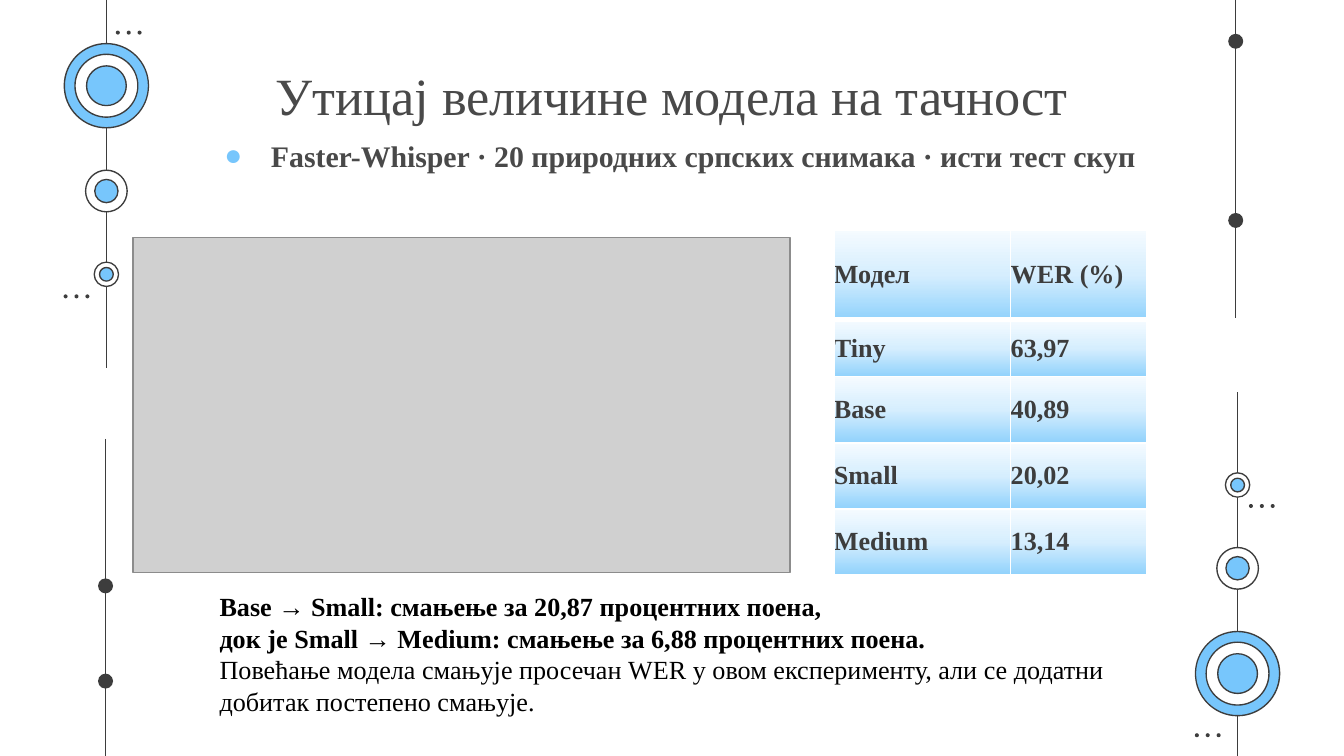
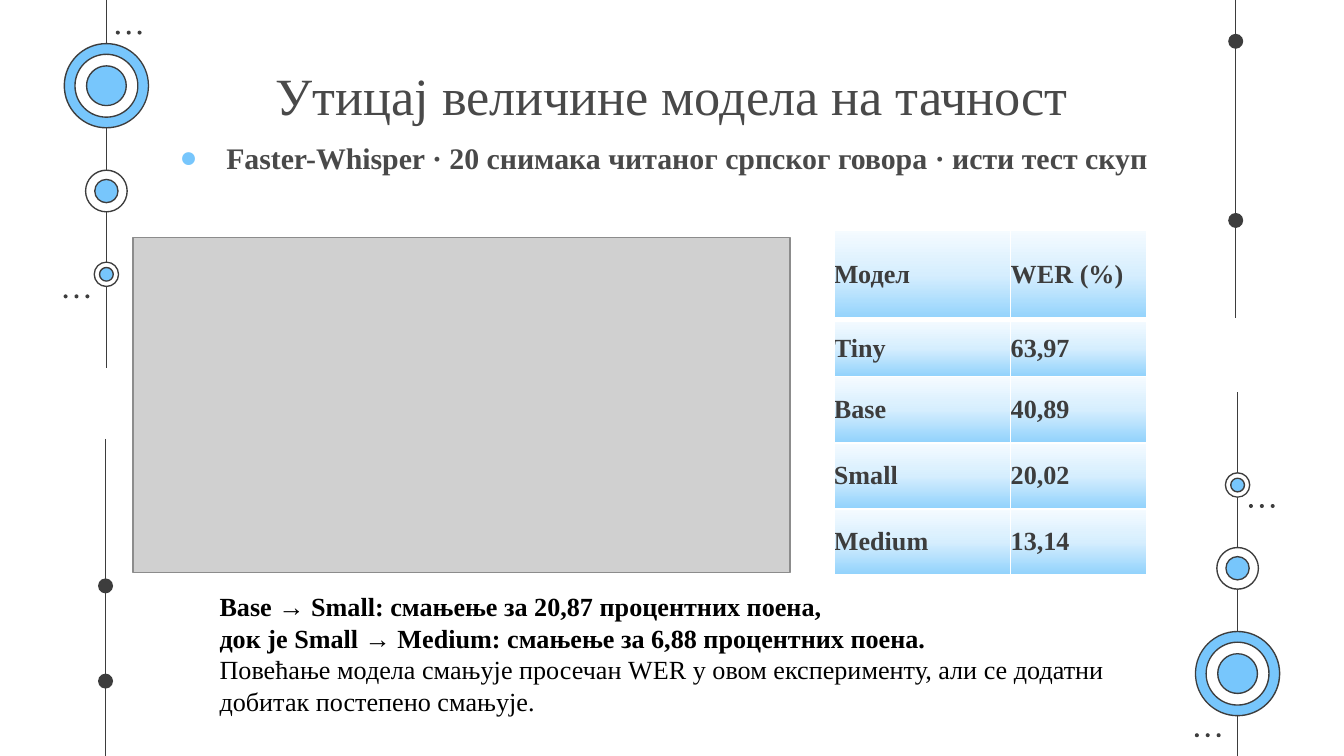
Before and after one commit to Sajko01/serbian-whisper-asr-optimization, a slide deck: slide 22 of docs/2120_Aleksandar_Jovanovic_Master_Rad.pptx. Drawn at 1344x756 pixels with LibreOffice and Linux fonts; fonts in the diff are those of the drawing; grey boxes stand for pictures. Boxes give left, top, right and bottom in pixels: in the first picture for what was removed or moved away, otherwise in the second. Text is boxed around its words. In the diff, an @@ line names an element or a change of style, - is before the commit and + after.

```diff
--- a/docs/2120_Aleksandar_Jovanovic_Master_Rad.pptx
+++ b/docs/2120_Aleksandar_Jovanovic_Master_Rad.pptx
@@ text at (226, 148, 1147, 174): text changed @@
-● Faster-Whisper · 20 природних српских снимака · исти тест скуп
+● Faster-Whisper · 20 снимака читаног српског говора · исти тест скуп
```
Also in this commit, not shown: 24 other slides changed, 3 slides added, 10 other files.
